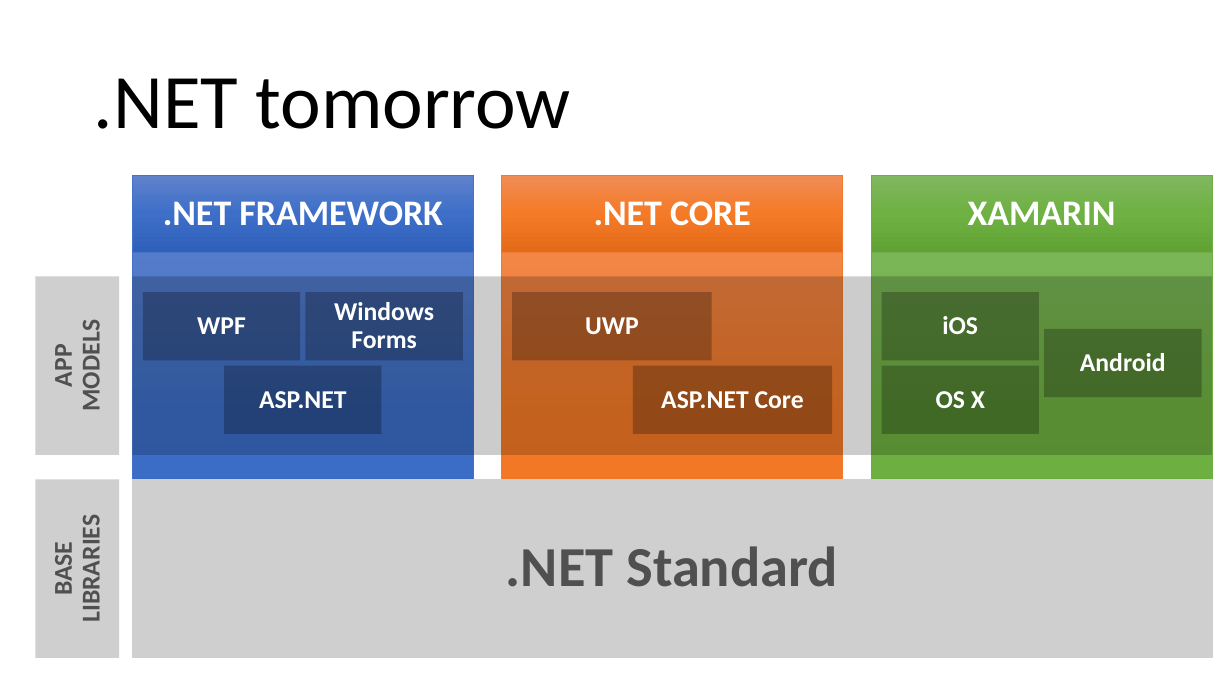
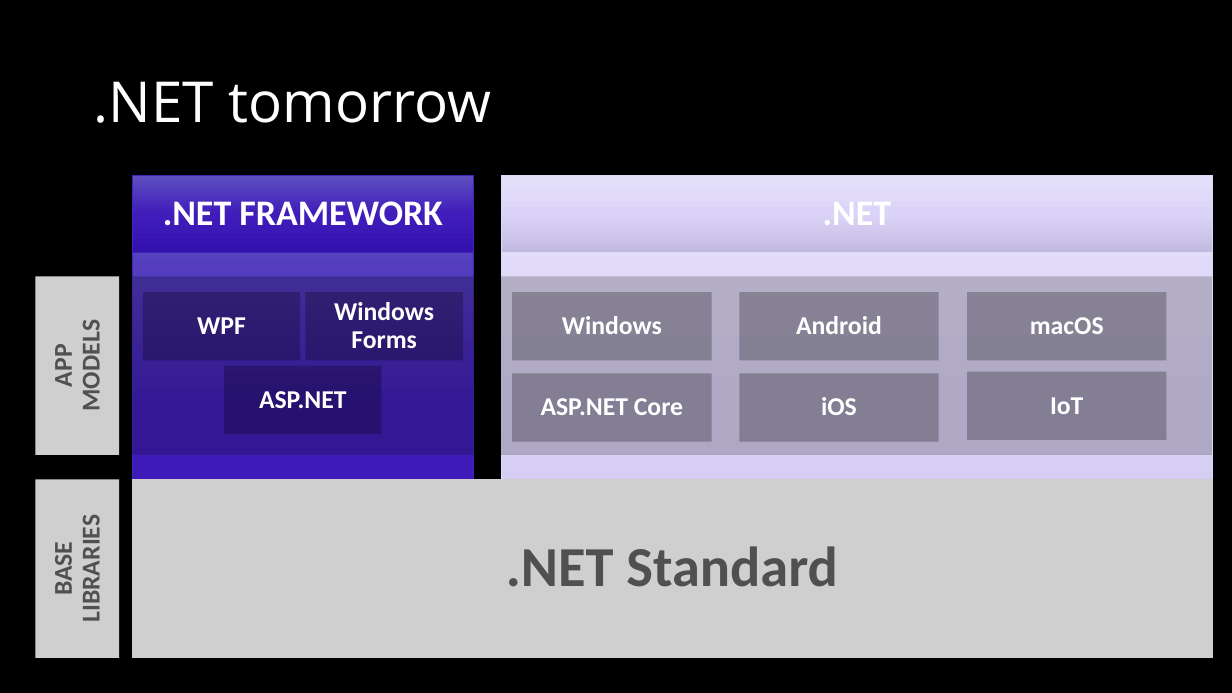
Before and after one commit to dotnet-presentations/dotnetcore-workshop, a slide deck: slide 4 of 2. NET-Standard/netcore-workshop-netstandard.pptx. Drawn at 1232x693 pixels with LibreOffice and Linux fonts; fonts in the diff are those of the drawing. Boxes give left, top, right and bottom in pixels: in the first picture for what was removed or moved away, otherwise in the second. Text is boxed around its words. In the diff, an @@ line names an element or a change of style, - is before the commit and + after.

```diff
--- a/2. NET-Standard/netcore-workshop-netstandard.pptx
+++ b/2. NET-Standard/netcore-workshop-netstandard.pptx
@@ background #FFFFFF to #000000 @@
@@ title ".NET tomorrow" at (94,81,491,123): size 60 to 44 pt, font Calibri to Open Sans, text colour #000000 to #FFFFFF @@
@@ rectangle ".NET FRAMEWORK" at (132,176,473,252): fill gradient #6183CB to #3E70CA to #3062BB to gradient #6050C0 to #401DBC to #3513AE; outline #4472C4 0.5 pt to #4424B5 0.5 pt @@
@@ rectangle at (132,176,473,658): fill gradient #6183CB to #3E70CA to #3062BB to gradient #6050C0 to #401DBC to #3513AE; outline #4472C4 0.5 pt to #4424B5 0.5 pt @@
@@ rectangle ".NET": place and size @@
-rectangle ".NET" at (502,176,843,252)
+rectangle ".NET" at (502,176,1213,252)
@@ rectangle ".NET" at (502,176,1213,252): fill gradient #F18C57 to #F67B28 to #E56C19 to gradient #E6E0F9 to #DDD5F9 to #C3BAE0; outline #ED7D31 0.5 pt to #DED7F7 0.5 pt @@
@@ rectangle removed at (502,176,843,658) @@
@@ rectangle added at (502,176,1213,658), fill gradient #E6E0F9 to #DDD5F9 to #C3BAE0, outline #DED7F7 0.5 pt @@
@@ rectangle removed at (872,176,1213,658) @@
@@ rectangle removed at (872,176,1213,252) @@
-XAMARIN
@@ text in rectangle at (823,202,892,225): text changed @@
-.NET CORE
+.NET
@@ rectangle "Android": place and size @@
-rectangle "Android" at (1044,329,1202,397)
+rectangle "Android" at (739,292,939,360)
@@ rectangle added at (968,292,1167,360), fill #000000 at 25% opacity, 20 pt, text #FFFFFF, bold @@
+macOS
@@ text in rectangle at (562,316,662,334): text changed @@
-UWP
+Windows
@@ rectangle "ASP.NET Core": place and size @@
-rectangle "ASP.NET Core" at (633,366,833,434)
+rectangle "ASP.NET Core" at (512,373,712,442)
@@ rectangle "iOS": place and size @@
-rectangle "iOS" at (882,292,1039,360)
+rectangle "iOS" at (739,373,939,442)
@@ rectangle removed at (882,366,1039,434) @@
-OS X
@@ rectangle added at (968,372,1167,440), fill #000000 at 25% opacity, 20 pt, text #FFFFFF, bold @@
+IoT
```
Also in this commit, not shown: 11 other slides changed, 1 slide removed, 10 other files.
